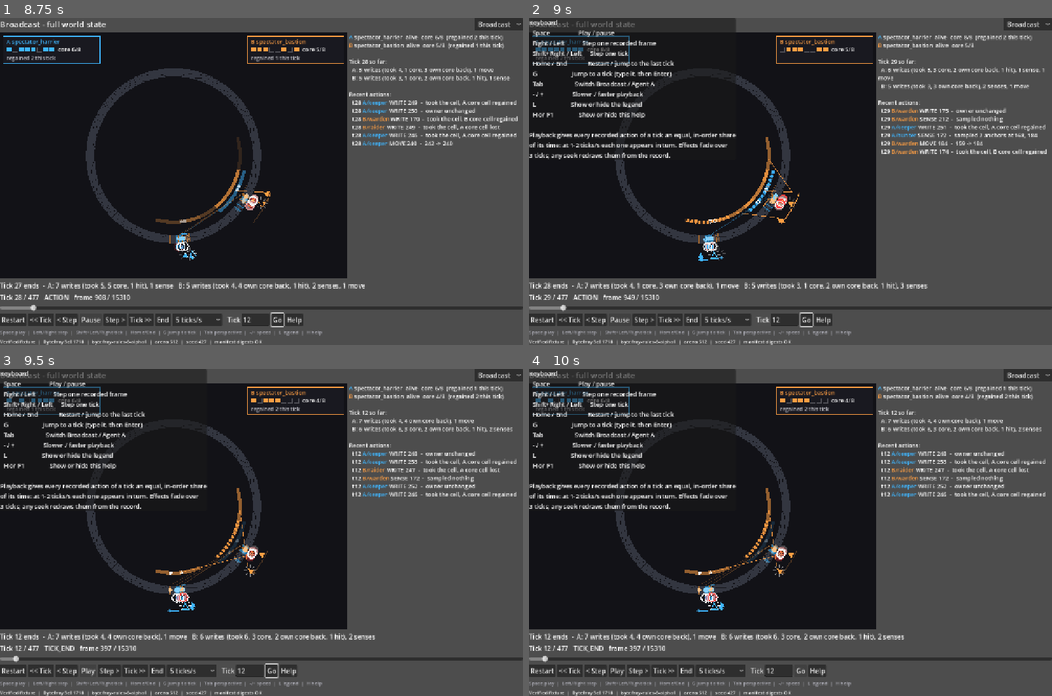
Above: before the commit, frames 1-4 (two rows, left to right).
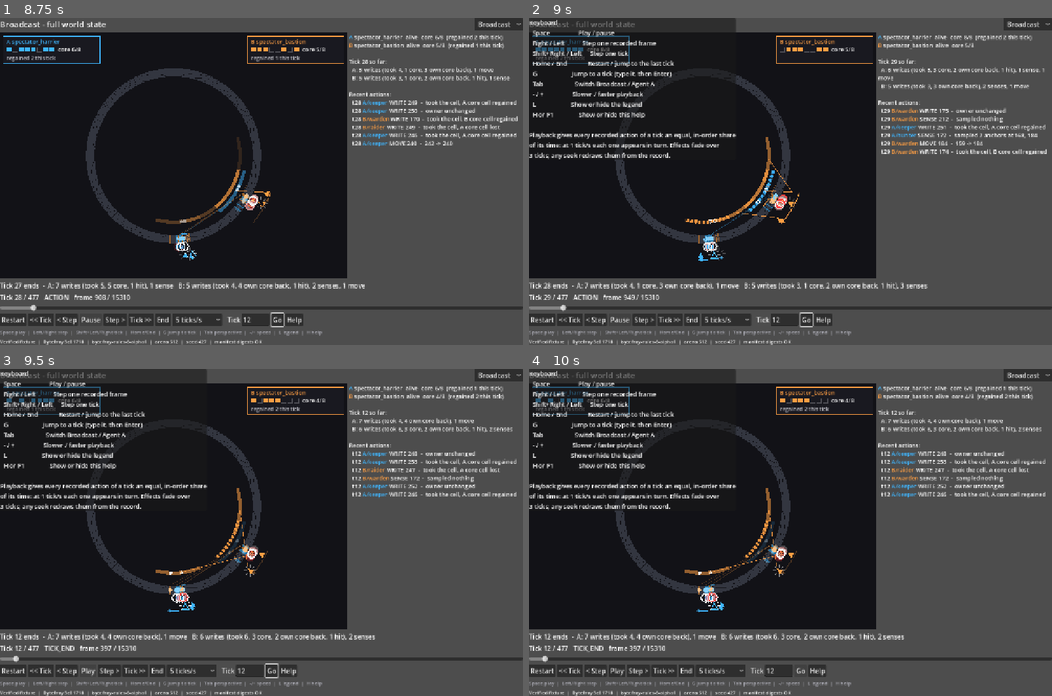
Above: after the commit, the same moments.

Repository: libertaine/Bytefray-Spectator
Game: Godot game, scene res://scenes/main.tscn
The game is run twice, just before and just after one commit, with the same random seed, the same clock (stepped at 60 frames per second) and the same inputs.
Inputs (mouse positions are in pixels of both pictures, inside the frame that each line leads up to):
- Up to frame 1 (8.75 s): click (251, 318) at 0.52 s; type "12" at 0.6 s; click "Restart" at 1.25 s; click "Restart" at 2 s; click "Restart" at 2.75 s; click "Play" at 3.5 s; click "Go" at 4.25 s; click "Go" at 5 s; tap Enter at 5.75 s; hold Right 5.78-6.5 s; tap Tab at 5.85 s; tap Space at 6.02 s; click "Play" at 6.5 s; hold Left 7.28-8.03 s; tap G at 7.35 s; hold Right from 8.03 s (still down); tap L at 8.1 s
- Up to frame 2 (9 s): keep holding Right; tap H at 8.85 s
- Up to frame 3 (9.5 s): keep holding Right; tap Space at 9.02 s
- Up to frame 4 (10 s): release Right at 9.5 s; click "Go" at 9.5 s

Frame 1 is identical in both runs. In frame 2, 0.3% of the frame differs, in the area x 8-38%, y 38-41%; in frame 3, 0.3%; in frame 4, 0.3%.

Commit message:
fix: P1 review re-verification residuals (F5 wording, tick-0 switch check)
At 2 ticks/s a 33-frame broadcast tick gets fewer display frames than
recorded frames at 60 fps, so the help and README now say each action
appears in turn at 1 tick/s. fixture_check also covers switching during
playback at tick 0, where progress can be carried without moving the
index (it fails with the F2 fix reverted).

Co-Authored-By: Claude Opus 5.5 <noreply@anthropic.com>

Diff:
--- a/scripts/main.gd
+++ b/scripts/main.gd
@@ -57,7 +57,7 @@
   H or F1                Show or hide this help
 
 Playback gives every recorded action of a tick an equal, in-order share
-of its time: at 1-2 ticks/s each one appears in turn. Effects fade over
+of its time: at 1 tick/s each one appears in turn. Effects fade over
 3 ticks; any seek redraws them from the record."""
 
 var manifest: Dictionary = {}
--- a/tests/fixture_check.gd
+++ b/tests/fixture_check.gd
@@ -617,6 +617,15 @@
 			var boundary: int = main.index
 			main._process(0.0001)
 			ok = holds(ok, main.index == boundary, first, "%s index %d -> %s: resumed at %d, not the boundary %d" % [source, a, target, main.index, boundary])
+		# At tick 0 the progress can be carried without moving the index, so check it directly.
+		main.set_playing(false)
+		main.set_perspective(source)
+		main.restart()
+		main.set_playing(true)
+		main._process(0.02)
+		main.set_perspective(target)
+		main._process(0.0001)
+		ok = holds(ok, main.index == 0 and absf(main._play_progress - 0.0001) < 1e-9, first, "%s tick 0 -> %s: progress %f carried over" % [source, target, main._play_progress])
 		main.set_playing(false)
 		check(ok, "switching %s -> %s during playback resumes at the boundary: %s" % [source, target, first])
 
Not shown, changed: README.md
